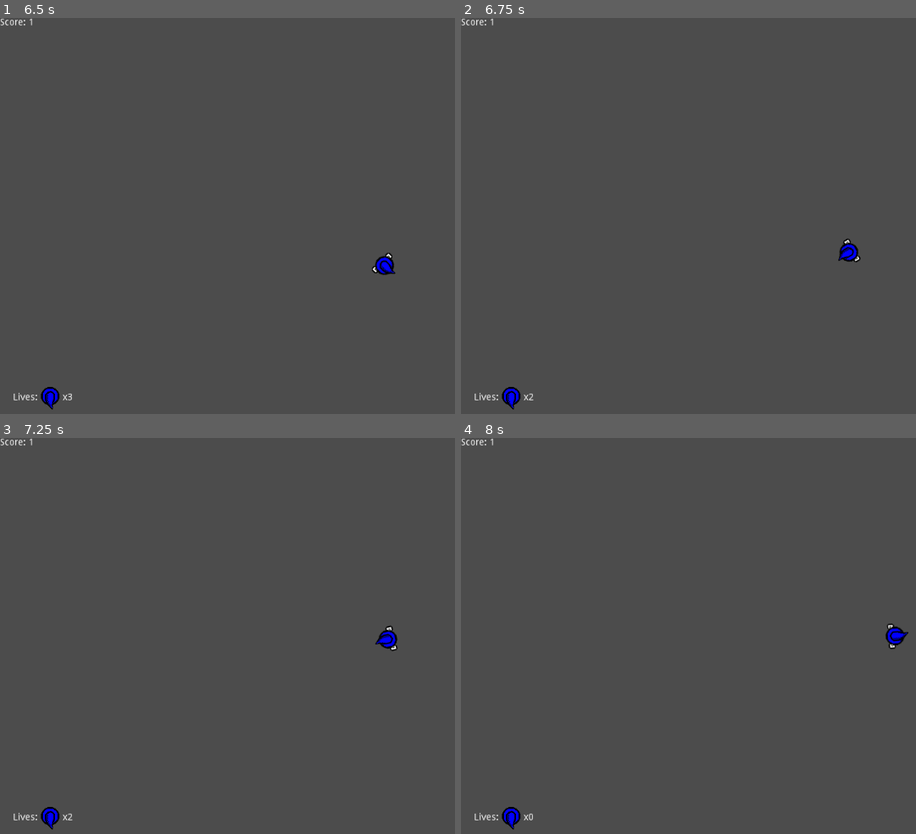
Above: before the commit, frames 1-4 (two rows, left to right).
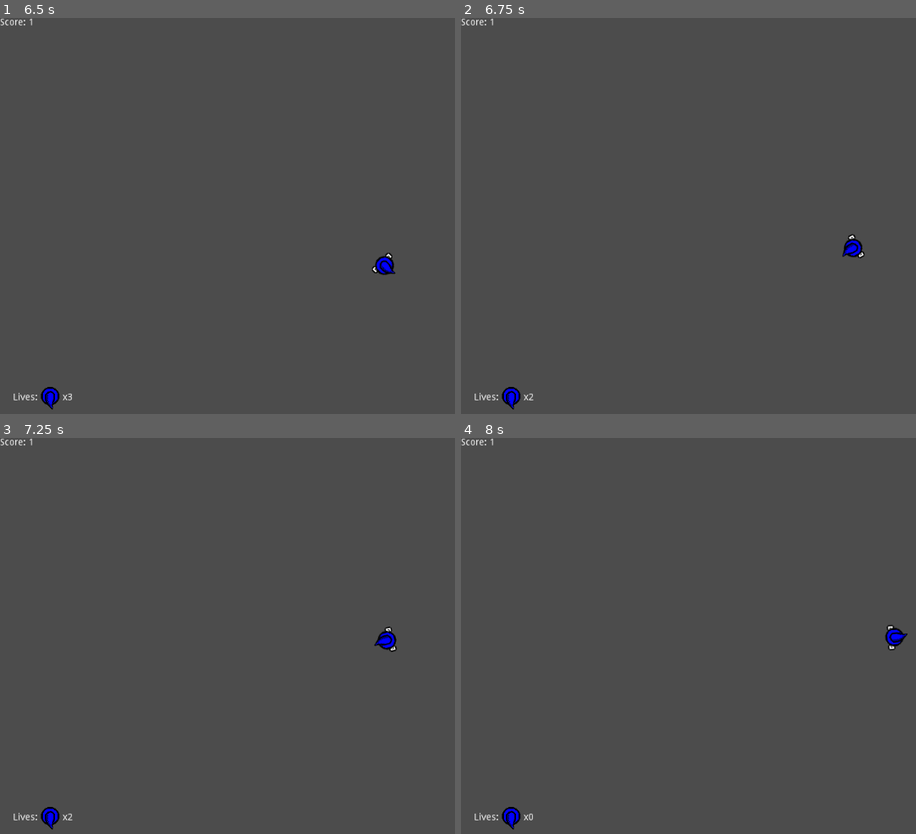
Above: after the commit, the same moments.

Repository: taylorhansen/Blue-vs-The-Sandwich-Invasion
Game: Godot game, scene res://world/World.tscn
The game is run twice, just before and just after one commit, with the same random seed, the same clock (stepped at 60 frames per second) and the same inputs.
Inputs (mouse positions are in pixels of both pictures, inside the frame that each line leads up to):
- Up to frame 1 (6.5 s): tap Enter at 0.5 s; move the mouse to (outside the picture) at 0.52 s; press the mouse at (outside the picture) at 0.53 s; hold D (move_right) 0.53-1.28 s; move the mouse to (204, 235) at 1.27 s; release the mouse at (204, 235) at 1.28 s; hold S (move_down) 1.28-2.03 s; click (204, 235) at 1.35 s; move the mouse to (404, 128) at 2.02 s; press the mouse at (404, 128) at 2.03 s; hold D (move_right) 2.03-2.78 s; move the mouse to (304, 295) at 2.77 s; release the mouse at (304, 295) at 2.78 s; hold W (move_up) 2.78-3.53 s; click (304, 295) at 2.85 s; move the mouse to (outside the picture) at 3.52 s; press the mouse at (outside the picture) at 3.53 s; hold A (move_left) 3.53-5.03 s; move the mouse to (136, 156) at 4.27 s; release the mouse at (136, 156) at 4.28 s; click (136, 156) at 4.35 s; move the mouse to (373, 216) at 5.02 s; press the mouse at (373, 216) at 5.03 s; hold S (move_down) 5.03-5.78 s; move the mouse to (236, 117) at 5.77 s; release the mouse at (236, 117) at 5.78 s; hold D (move_right) from 5.78 s (still down); click (236, 117) at 5.85 s
- Up to frame 2 (6.75 s): move the mouse to (outside the picture) at 6.52 s; release D (move_right) at 6.53 s; press the mouse at (outside the picture) at 6.53 s; hold W (move_up) from 6.53 s (still down)
- Up to frame 3 (7.25 s): keep holding W (move_up)
- Up to frame 4 (8 s): move the mouse to (665, 655) at 7.27 s; release W (move_up) at 7.28 s; release the mouse at (665, 655) at 7.28 s; hold D (move_right) from 7.28 s (still down); click (665, 655) at 7.35 s

Frame 1 is identical in both runs. In frame 2, 0.2% of the frame differs, in the area x 82-89%, y 54-62%; in frame 3, 0.2%; in frame 4, 0.2%.

Commit message:
Add screen shake when player is hit

Diff:
--- a/world/World.tscn
+++ b/world/World.tscn
@@ -1,9 +1,10 @@
-[gd_scene load_steps=5 format=2]
+[gd_scene load_steps=6 format=2]
 
 [ext_resource path="res://world/world.gd" type="Script" id=1]
 [ext_resource path="res://player/Player.tscn" type="PackedScene" id=2]
 [ext_resource path="res://player/hatbase.tga" type="Texture" id=3]
 [ext_resource path="res://player/hattop.tga" type="Texture" id=4]
+[ext_resource path="res://world/camera.gd" type="Script" id=5]
 
 [node name="World" type="Node" index="0"]
 
@@ -103,6 +104,44 @@
 lines_skipped = 0
 max_lines_visible = -1
 
+[node name="Screen" type="Camera2D" parent="." index="3"]
+
+anchor_mode = 0
+rotating = false
+current = true
+zoom = Vector2( 1, 1 )
+limit_left = -10000000
+limit_top = -10000000
+limit_right = 10000000
+limit_bottom = 10000000
+limit_smoothed = false
+drag_margin_h_enabled = true
+drag_margin_v_enabled = true
+smoothing_enabled = false
+smoothing_speed = 5.0
+offset_v = 0.0
+offset_h = 0.0
+drag_margin_left = 0.2
+drag_margin_top = 0.2
+drag_margin_right = 0.2
+drag_margin_bottom = 0.2
+editor_draw_screen = true
+editor_draw_limits = false
+editor_draw_drag_margin = false
+script = ExtResource( 5 )
+__meta__ = {
+"_edit_lock_": true
+}
+
+[node name="Timer" type="Timer" parent="Screen" index="0"]
+
+process_mode = 1
+wait_time = 0.01
+one_shot = false
+autostart = false
+
 [connection signal="hit" from="Player" to="." method="_on_Player_hit"]
 
 [connection signal="timeout" from="Enemies/SpawnTimer" to="." method="_on_SpawnTimer_timeout"]
+
+[connection signal="timeout" from="Screen/Timer" to="Screen" method="_on_Timer_timeout"]
--- /dev/null
+++ b/world/camera.gd
@@ -0,0 +1,36 @@
+extends Camera2D
+
+# initial shake intensity
+const INTENSITY = 10
+
+# rate at which to decay the screen shake intensity
+const SHAKE_DECAY = 1
+
+# screen shake intensity
+var _screen_shake = 0
+
+func shake():
+    """
+    Shakes the screen.
+    """
+    _screen_shake = INTENSITY
+
+    # start shaking
+    $Timer.start()
+
+func _on_Timer_timeout():
+    """
+    Called every time the timer times out.
+    """
+    if _screen_shake > 0:
+        # give the camera a new random offset of varying intensity
+        offset = _screen_shake * Vector2(rand_range(-2, 2), rand_range(-2, 2))
+
+        # decay the screen shake effect by a fixed rate
+        _screen_shake -= SHAKE_DECAY
+
+    elif _screen_shake < 0:
+        # reset everything
+        _screen_shake = 0
+        $Timer.stop()
+        offset = Vector2()
--- a/world/world.gd
+++ b/world/world.gd
@@ -51,6 +51,7 @@
     enemy.queue_free()
     lives -= 1
     _update_lives()
+    $Screen.shake()
     if lives <= 0:
         # TODO: game over
         pass
